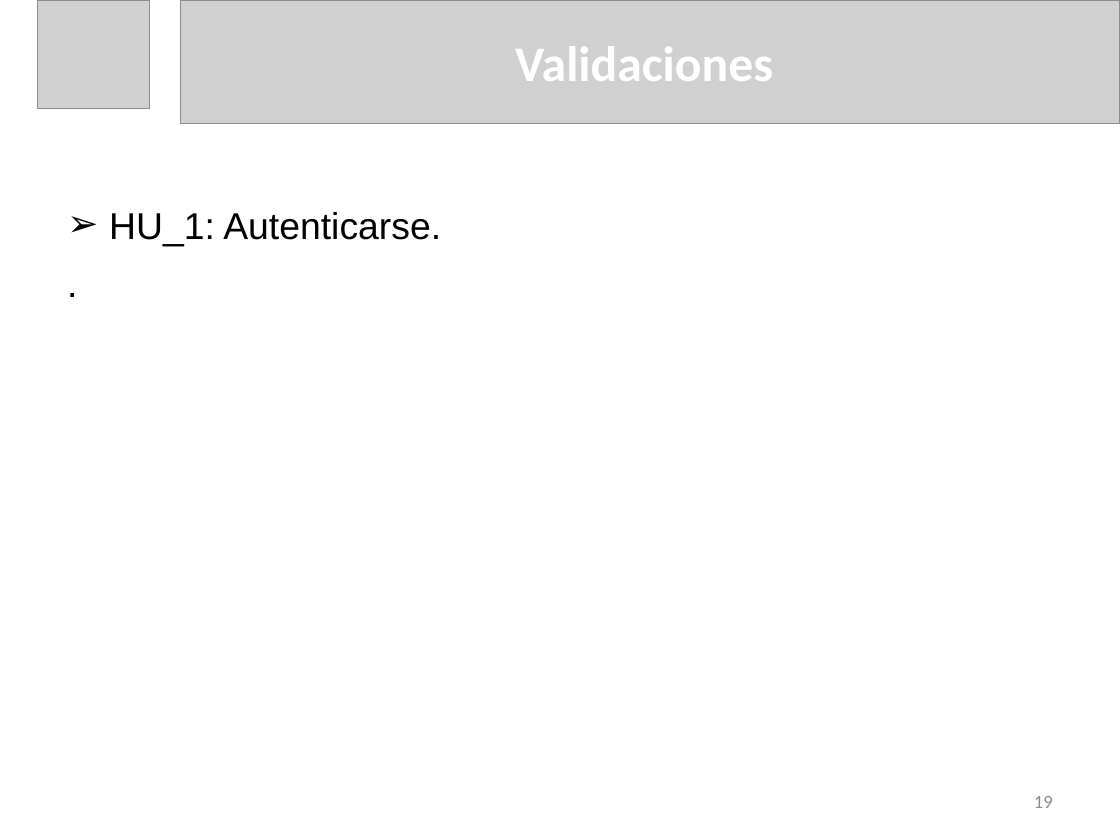
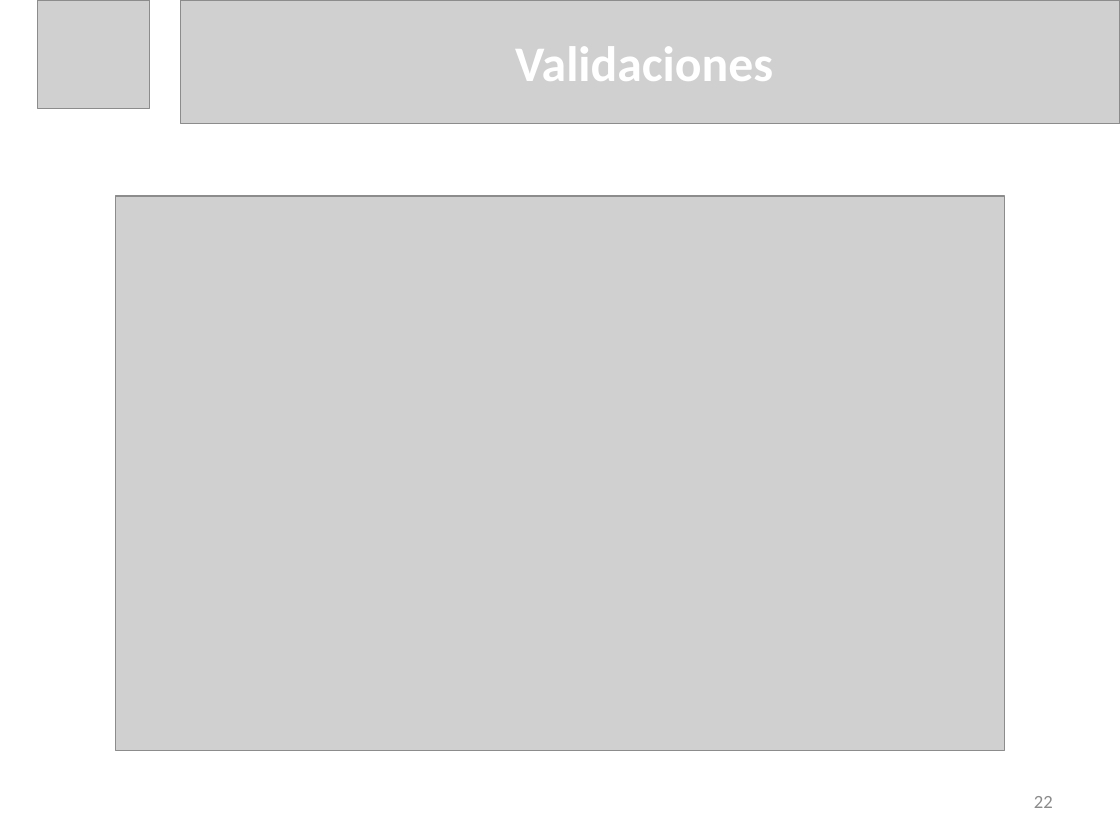
Before and after one commit to dariel-cabrera/MoreCoasts, a slide deck: slide 22 of DOC/Presentacion de Tesis Dariel Cabrera Lopez.pptx (slide 19 before the commit). Drawn at 1120x840 pixels with LibreOffice and Linux fonts; fonts in the diff are those of the drawing; grey boxes stand for pictures. Boxes give left, top, right and bottom in pixels: in the first picture for what was removed or moved away, otherwise in the second. Text is boxed around its words. In the diff, an @@ line names an element or a change of style, - is before the commit and + after.

```diff
--- a/DOC/Presentacion de Tesis Dariel Cabrera Lopez.pptx
+++ b/DOC/Presentacion de Tesis Dariel Cabrera Lopez.pptx
@@ picture added at <box>115,196,1004,750</box> @@
@@ text removed at <box>109,212,441,246</box> @@
-➢ HU_1: Autenticarse.
-.
@@ page number at <box>1034,796,1053,808</box>: text changed @@
-19
+22
```
Also in this commit, not shown: 6 other slides changed, 5 slides added, 26 other files.
